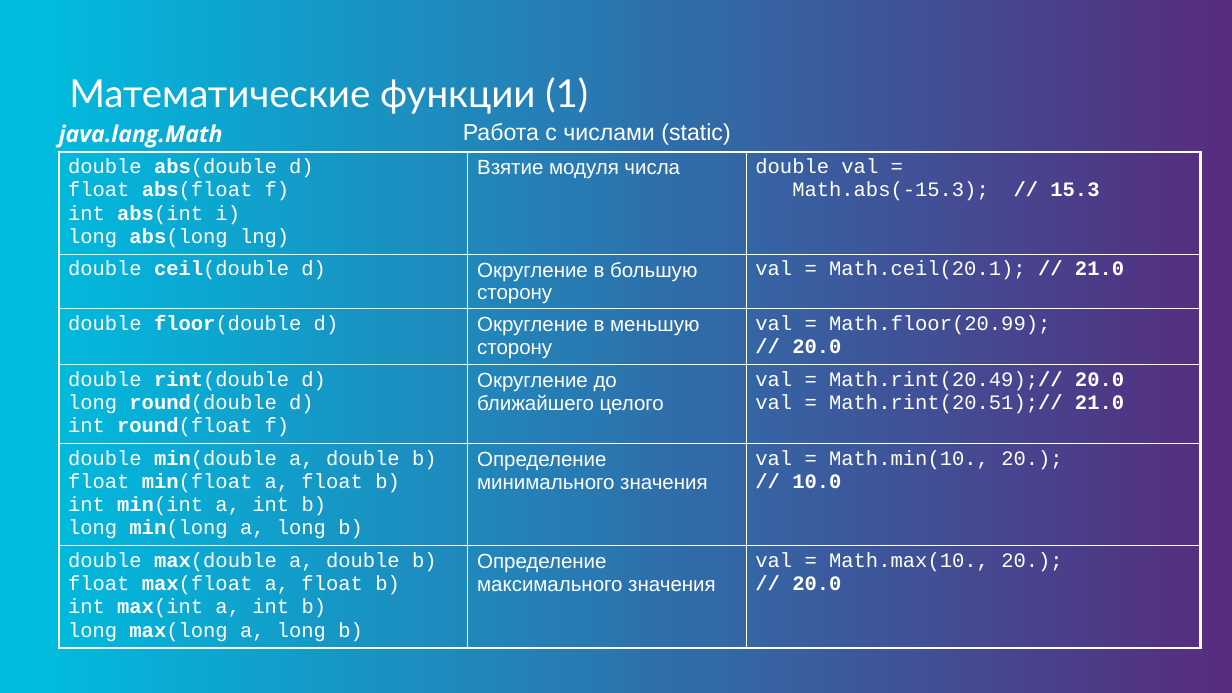
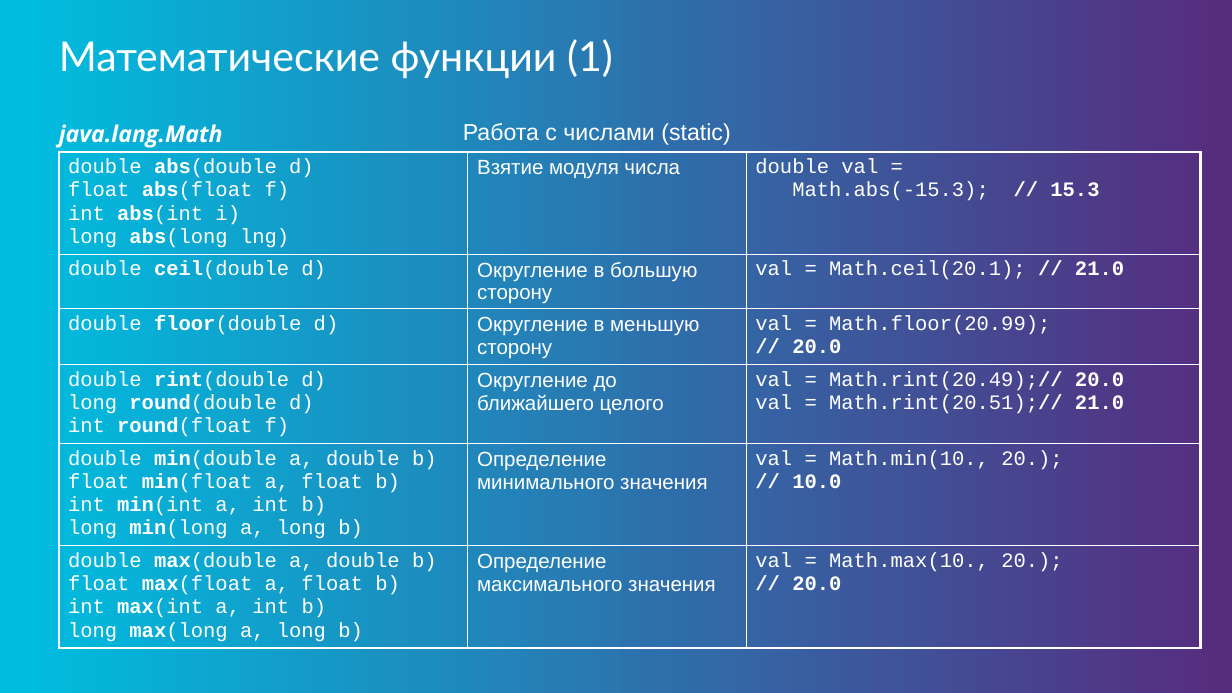
Before and after one commit to java-basic-tutorial/lessons, a slide deck: slide 32 of lesson01/lesson01.pptx. Drawn at 1232x693 pixels with LibreOffice and Linux fonts; fonts in the diff are those of the drawing; background and template pictures are left out. Boxes give left, top, right and bottom in pixels: in the first picture for what was removed or moved away, otherwise in the second. Text is boxed around its words. In the diff, an @@ line names an element or a change of style, - is before the commit and + after.

```diff
--- a/lesson01/lesson01.pptx
+++ b/lesson01/lesson01.pptx
@@ title "Математические функции (1)": place and size @@
-title "Математические функции (1)" at [69,77,588,114]
+title "Математические функции (1)" at [59,39,613,78]
@@ title "Математические функции (1)" at [59,39,613,78]: size 30 to 32 pt @@
```
Also in this commit, not shown: 29 other slides changed, 3 other files.
